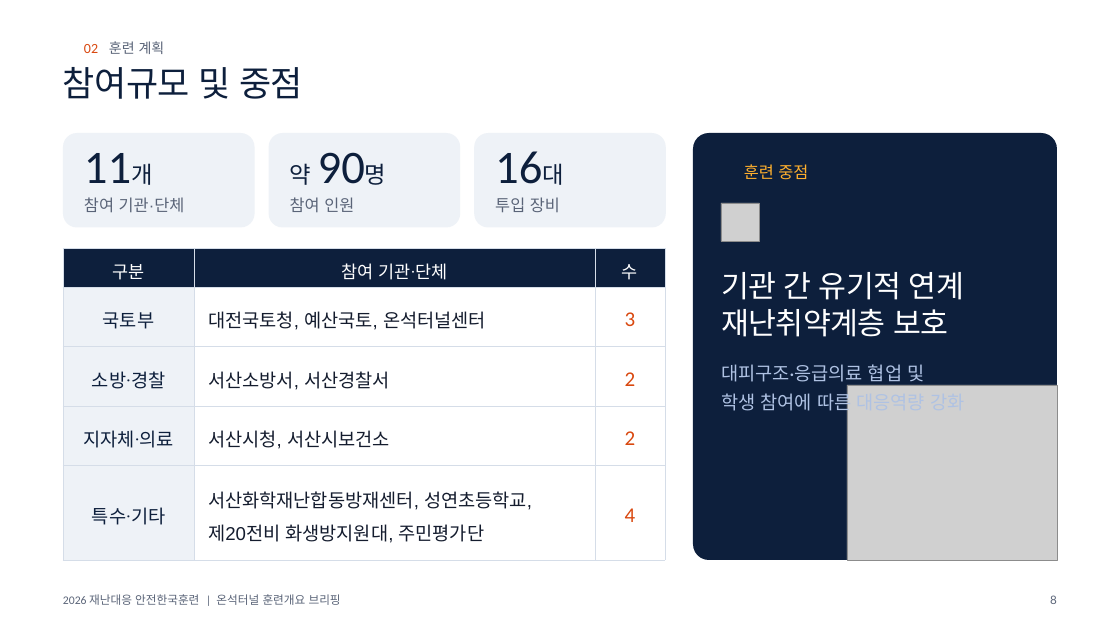
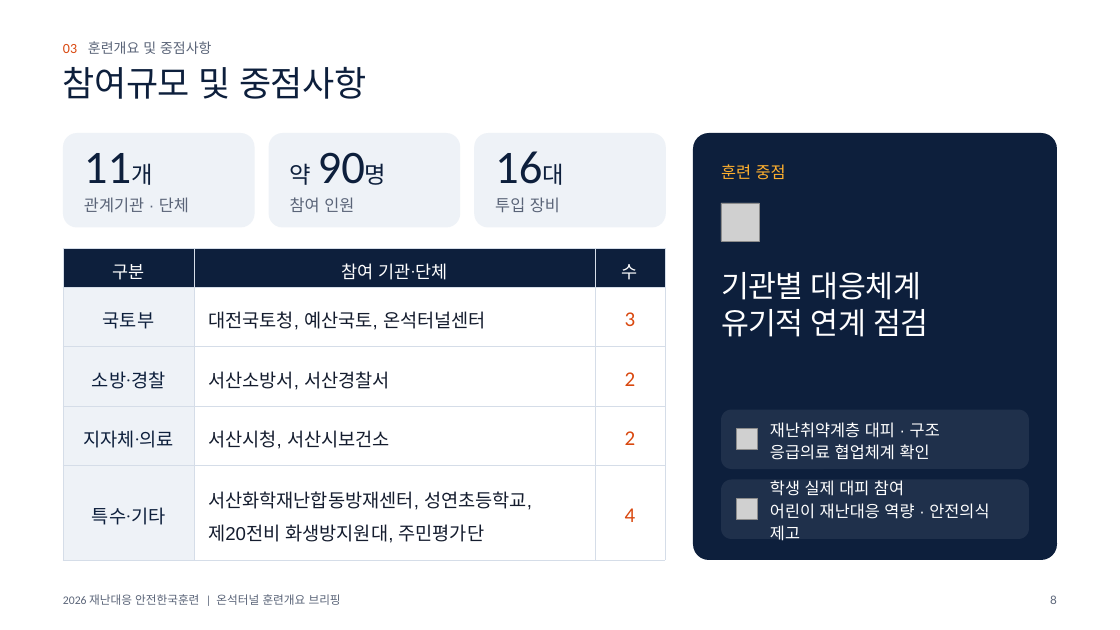
Before and after one commit to tmdgns5782-pixel/dcd, a slide deck: slide 8 of briefing/onseok-tunnel/onseok-briefing.pptx. Drawn at 1120x630 pixels with LibreOffice and Linux fonts; fonts in the diff are those of the drawing; grey boxes stand for pictures; background and template pictures are left out. Boxes give left, top, right and bottom in pixels: in the first picture for what was removed or moved away, otherwise in the second. Text is boxed around its words. In the diff, an @@ line names an element or a change of style, - is before the commit and + after.

```diff
--- a/briefing/onseok-tunnel/onseok-briefing.pptx
+++ b/briefing/onseok-tunnel/onseok-briefing.pptx
@@ text at [63,41,211,54]: text changed @@
-02 훈련 계획
+03 훈련개요 및 중점사항
@@ title at [63,66,366,99]: text changed @@
-참여규모 및 중점
+참여규모 및 중점사항
@@ text "훈련 중점": place and size @@
-text "훈련 중점" at [744,164,808,180]
+text "훈련 중점" at [721,164,786,180]
@@ text at [84,197,189,213]: text changed @@
-참여 기관·단체
+관계기관 · 단체
@@ text at [721,272,929,337]: text changed @@
-기관 간 유기적 연계
-재난취약계층 보호
+기관별 대응체계
+유기적 연계 점검
@@ picture removed at [847,385,1057,560] @@
@@ rounded rectangle added at [721,410,1029,470], fill #FFFFFF at 8% opacity @@
@@ text "재난취약계층 대피 · 구조" at [770,422,940,460]: vertical alignment top to middle @@
@@ picture added at [737,429,758,450] @@
@@ text at [770,422,940,460]: text changed; size 16 to 14 pt; font Calibri to Arial; text colour #AFC2E3 to #FFFFFF @@
-대피구조·응급의료 협업 및
-학생 참여에 따른 대응역량 강화
+재난취약계층 대피 · 구조
+응급의료 협업체계 확인
@@ rounded rectangle added at [721,480,1029,539], fill #FFFFFF at 8% opacity @@
@@ picture added at [737,499,758,520] @@
@@ text added at [770,480,989,541], 14 pt, text #FFFFFF @@
+학생 실제 대피 참여
+어린이 재난대응 역량 · 안전의식 제고
```
Also in this commit, not shown: 13 other slides changed, 4 other files.
